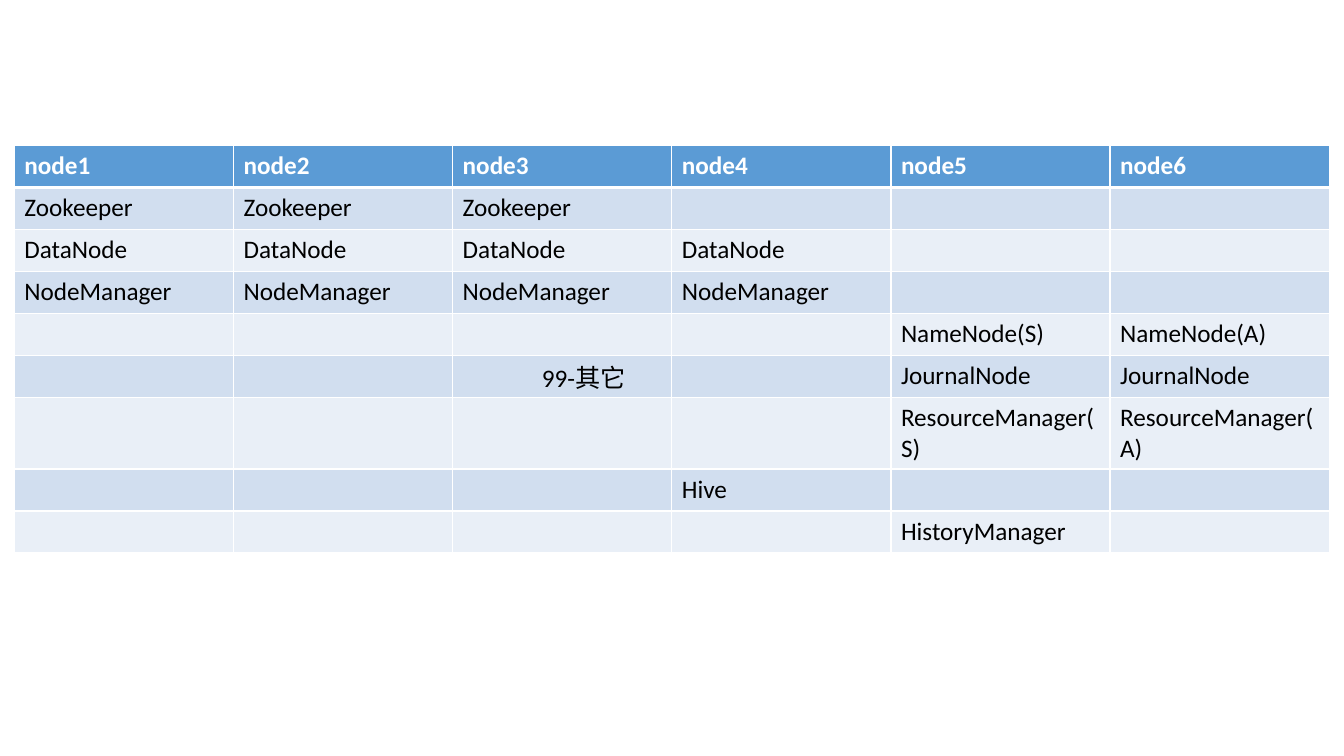
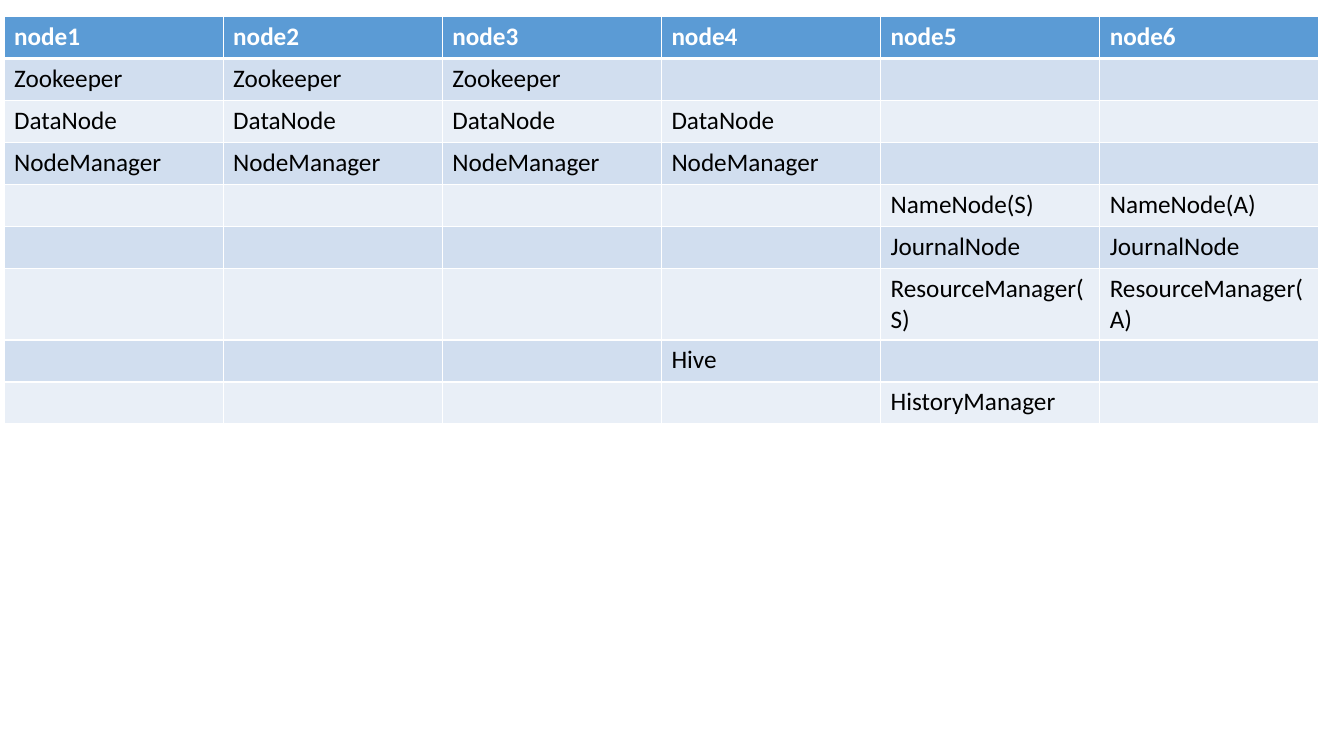
Before and after one commit to rockleeprc/note, a slide deck: slide 6 of ppt/BI.pptx (slide 5 before the commit). Drawn at 1344x756 pixels with LibreOffice and Linux fonts; fonts in the diff are those of the drawing. Boxes give left, top, right and bottom in pixels: in the first picture for what was removed or moved away, otherwise in the second. Text is boxed around its words. In the diff, an @@ line names an element or a change of style, - is before the commit and + after.

```diff
--- a/ppt/BI.pptx
+++ b/ppt/BI.pptx
@@ table: place and size @@
-table at [14,145,1327,552]
+table at [4,16,1317,422]
@@ text removed at [542,367,626,389] @@
-99-其它
```
Also in this commit, not shown: 1 slide added, 2 other files.
